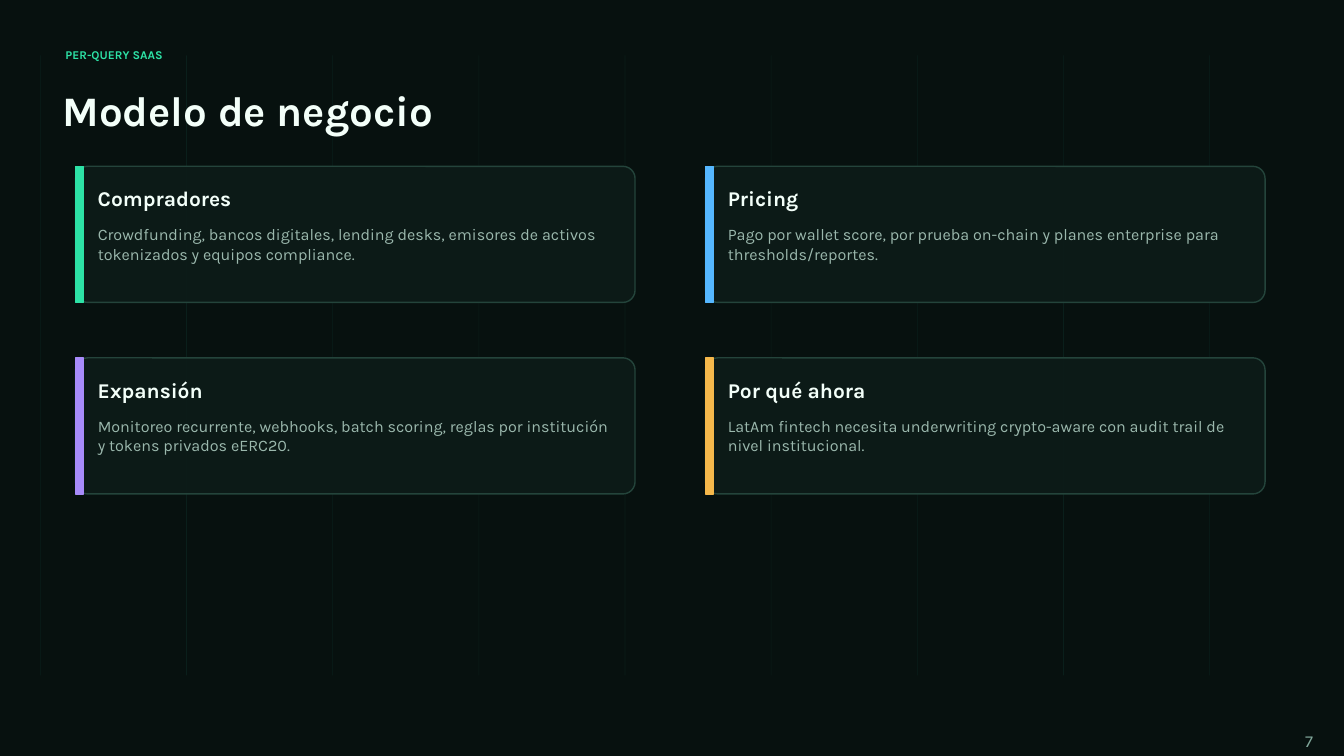
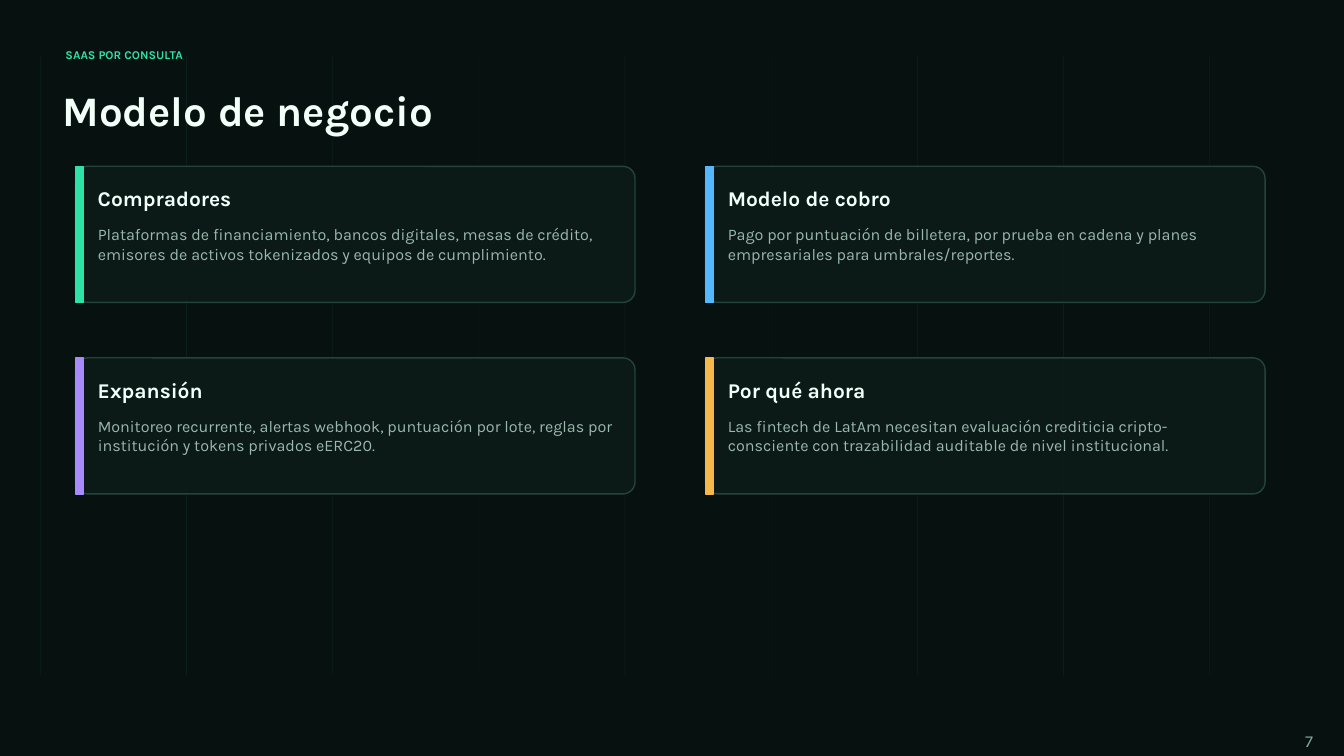
Before and after one commit to felirami/ArkScore, a slide deck: slide 7 of ArkScore-Pitch-Deck-ES.pptx. Drawn at 1344x756 pixels with LibreOffice and Linux fonts; fonts in the diff are those of the drawing. Boxes give left, top, right and bottom in pixels: in the first picture for what was removed or moved away, otherwise in the second. Text is boxed around its words. In the diff, an @@ line names an element or a change of style, - is before the commit and + after.

```diff
--- a/ArkScore-Pitch-Deck-ES.pptx
+++ b/ArkScore-Pitch-Deck-ES.pptx
@@ text at (65,51,182,59): text changed @@
-PER-QUERY SAAS
+SAAS POR CONSULTA
@@ text at (728,191,891,207): text changed @@
-Pricing
+Modelo de cobro
@@ text at (98,228,592,264): text changed @@
-Crowdfunding, bancos digitales, lending desks, emisores de activos tokenizados y equipos compliance.
+Plataformas de financiamiento, bancos digitales, mesas de crédito, emisores de activos tokenizados y equipos de cumplimiento.
@@ text at (728,228,1197,264): text changed @@
-Pago por wallet score, por prueba on-chain y planes enterprise para thresholds/reportes.
+Pago por puntuación de billetera, por prueba en cadena y planes empresariales para umbrales/reportes.
@@ text at (98,420,612,455): text changed @@
-Monitoreo recurrente, webhooks, batch scoring, reglas por institución y tokens privados eERC20.
+Monitoreo recurrente, alertas webhook, puntuación por lote, reglas por institución y tokens privados eERC20.
@@ text at (728,420,1169,451): text changed @@
-LatAm fintech necesita underwriting crypto-aware con audit trail de nivel institucional.
+Las fintech de LatAm necesitan evaluación crediticia cripto-consciente con trazabilidad auditable de nivel institucional.
```
Also in this commit, not shown: 7 other slides changed, 1 other file.
